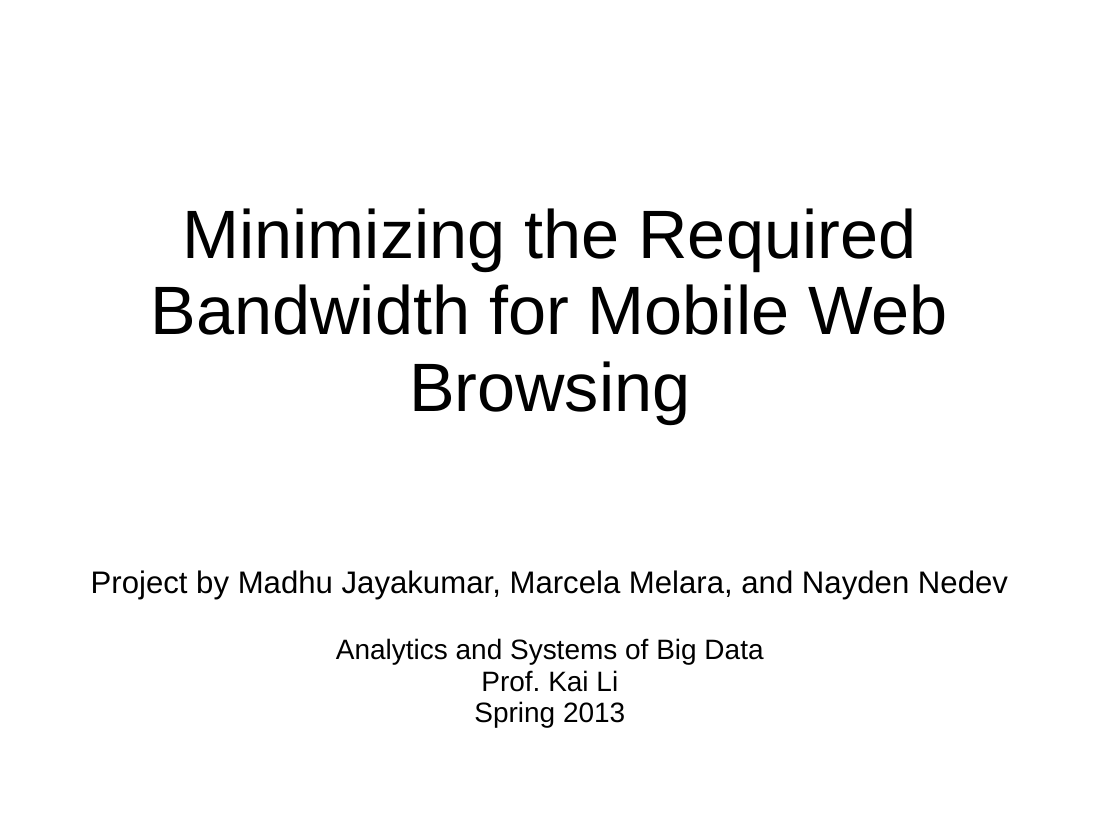
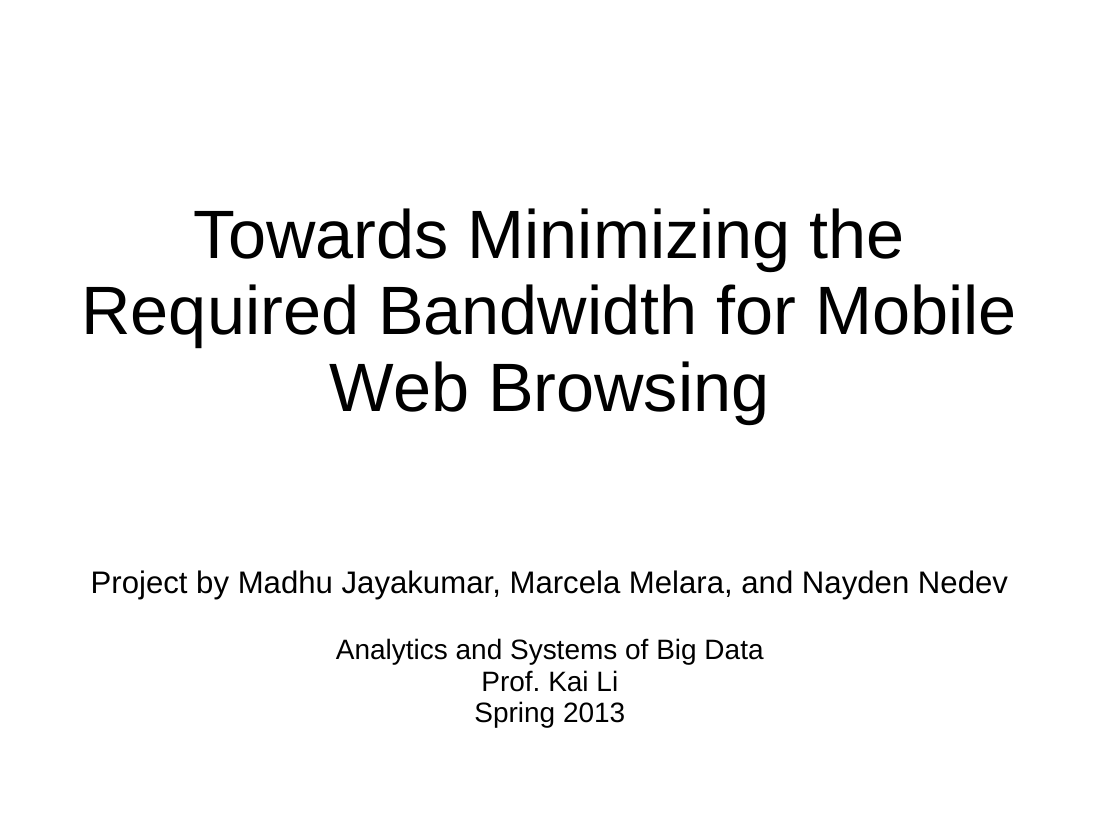
Before and after one commit to masomel/big-data-project, a slide deck: slide 1 of paper/Presentation_May17.ppt. Drawn at 1120x840 pixels with LibreOffice and Linux fonts; fonts in the diff are those of the drawing; background and template pictures are left out. Boxes give left, top, right and bottom in pixels: in the first picture for what was removed or moved away, otherwise in the second. Text is boxed around its words. In the diff, an @@ line names an element or a change of style, - is before the commit and + after.

Commit message:
Updated presentation

```diff
--- a/paper/Presentation_May17.ppt
+++ b/paper/Presentation_May17.ppt
@@ text at (x1=82, y1=208, x2=1017, y2=423): text changed @@
-Minimizing the Required Bandwidth for Mobile Web Browsing
+Towards Minimizing the Required Bandwidth for Mobile Web Browsing
```
Also in this commit, not shown: 3 other slides changed, 4 slides added, 5 slides removed.
